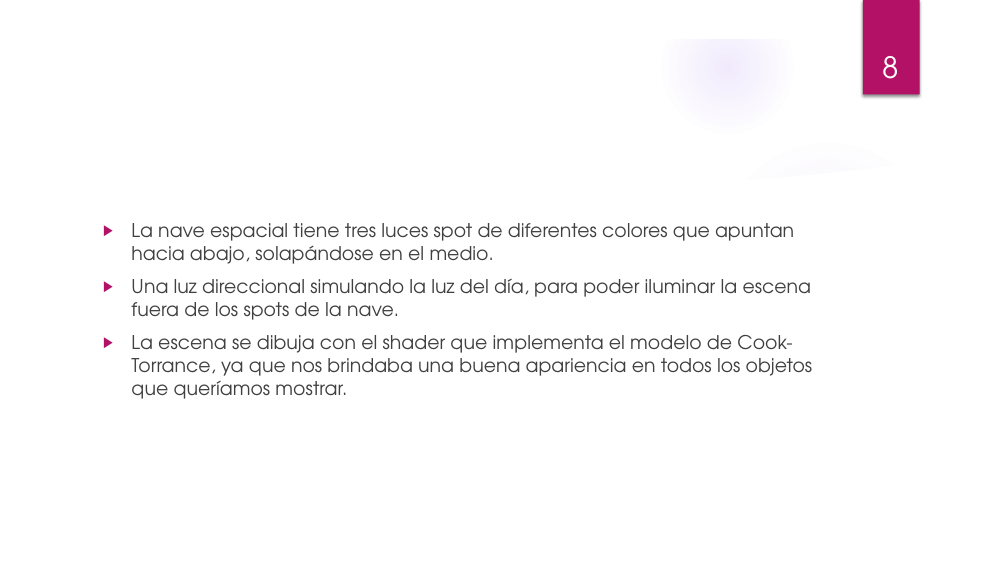
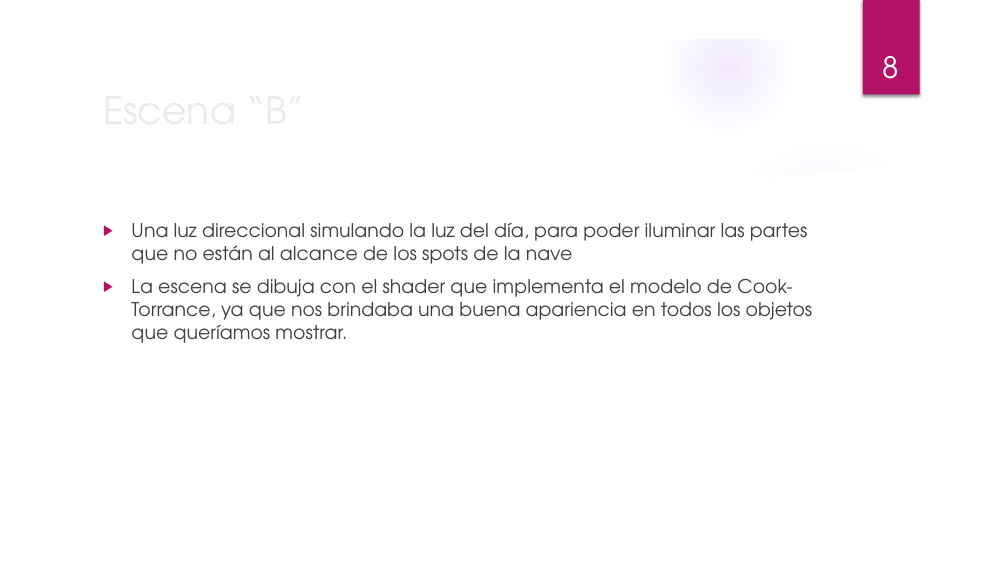
Before and after one commit to nlandau91/CG2019, a slide deck: slide 8 of Proyecto2/Presentacion Proyecto 2.pptx. Drawn at 1008x567 pixels with LibreOffice and Linux fonts; fonts in the diff are those of the drawing; background and template pictures are left out. Boxes give left, top, right and bottom in pixels: in the first picture for what was removed or moved away, otherwise in the second. Text is boxed around its words. In the diff, an @@ line names an element or a change of style, - is before the commit and + after.

```diff
--- a/Proyecto2/Presentacion Proyecto 2.pptx
+++ b/Proyecto2/Presentacion Proyecto 2.pptx
@@ text at [131,223,808,264]: text changed @@
-▶ La nave espacial tiene tres luces spot de diferentes colores que apuntan hacia abajo, solapándose en el medio.
-▶ Una luz direccional simulando la luz del día, para poder iluminar la escena fuera de los spots de la nave.
+▶ Una luz direccional simulando la luz del día, para poder iluminar las partes que no están al alcance de los spots de la nave
@@ title added at [158,282,227,293], 36 pt, text #EBEBEB @@
+Escena “B”
```
Also in this commit, not shown: 3 other slides changed.
